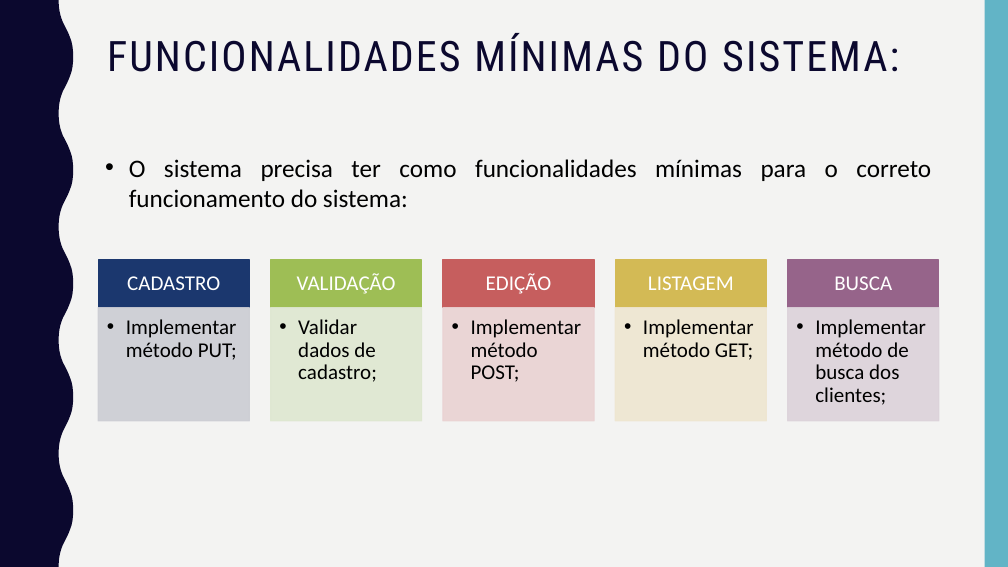
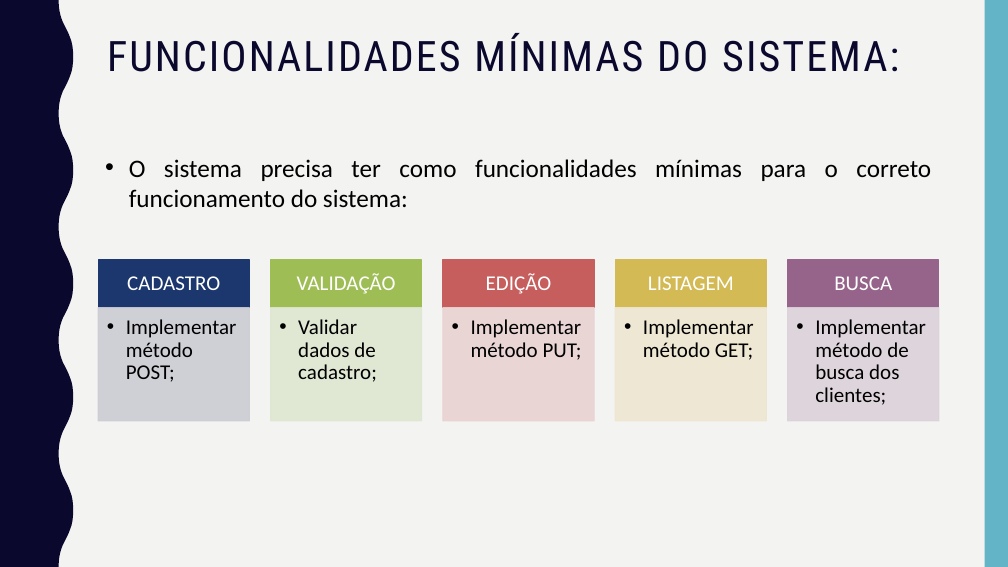
Before and after one commit to joelmaregina/UC12-Activities, a slide deck: slide 7 of SA2/Apresentacao-Modelagem-Sistema.pptx. Drawn at 1008x567 pixels with LibreOffice and Linux fonts; fonts in the diff are those of the drawing. Boxes give left, top, right and bottom in pixels: in the first picture for what was removed or moved away, otherwise in the second. Text is boxed around its words. In the diff, an @@ line names an element or a change of style, - is before the commit and + after.

```diff
--- a/SA2/Apresentacao-Modelagem-Sistema.pptx
+++ b/SA2/Apresentacao-Modelagem-Sistema.pptx
@@ text at (x1=126, y1=319, x2=237, y2=382): text changed @@
-  • Implementar método PUT;
+  • Implementar método POST;
@@ text at (x1=471, y1=319, x2=582, y2=360): text changed @@
-  • Implementar método POST;
+  • Implementar método PUT;
```
Also in this commit, not shown: 1 other file.
